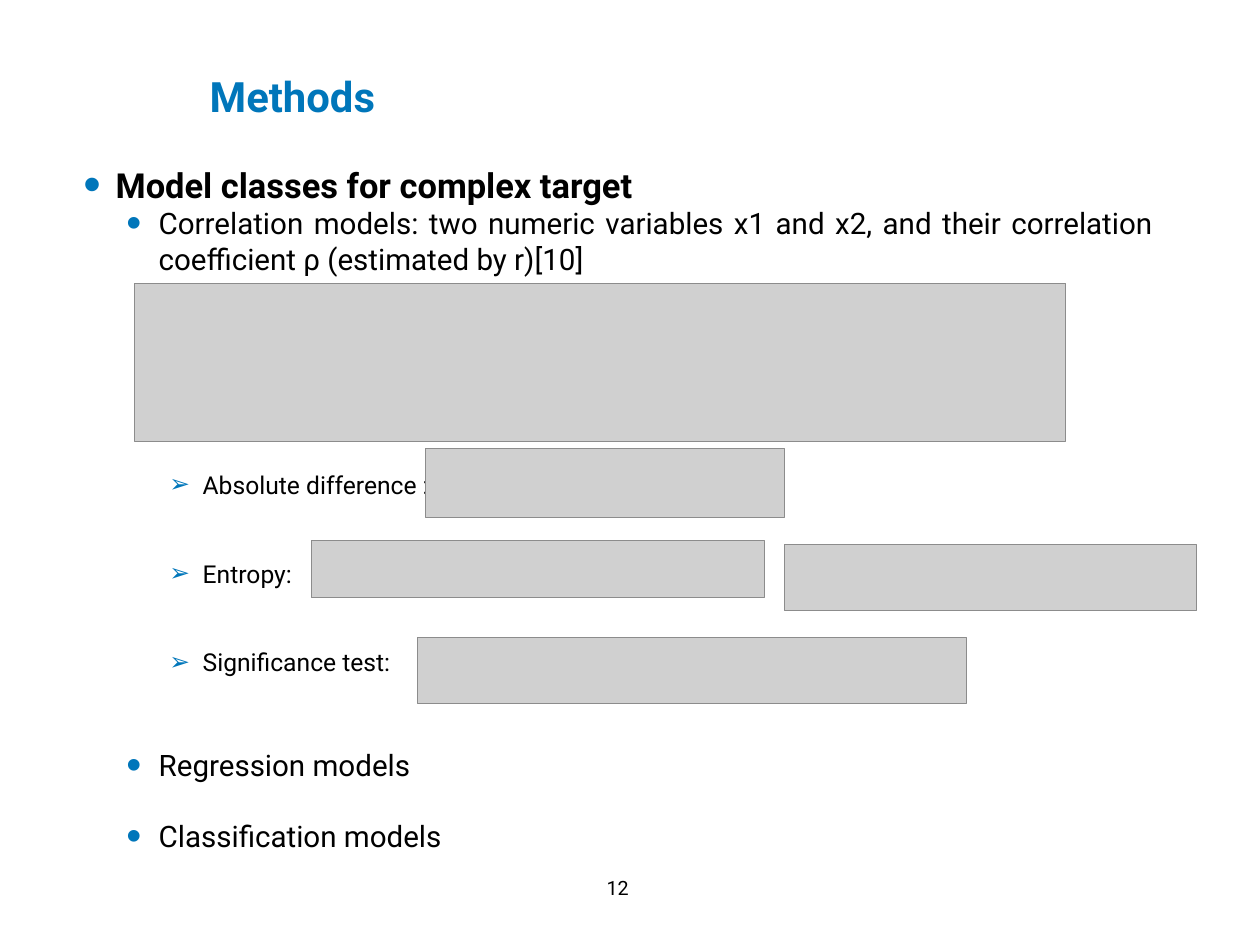
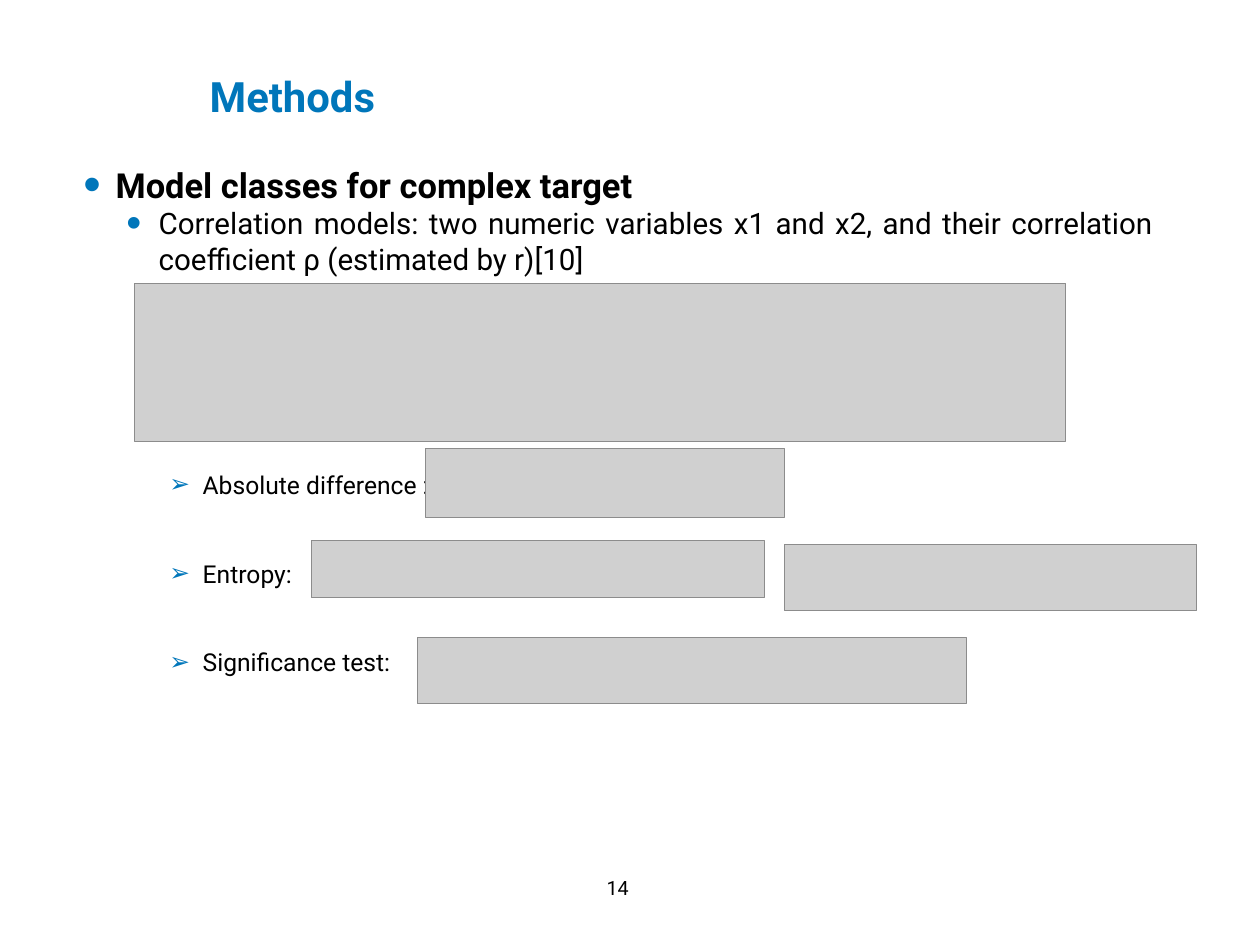
Before and after one commit to XiaoqiMa/Master-Thesis, a slide deck: slide 14 of Thesis/Proposal/slides/thesis_proposal.pptx (slide 12 before the commit). Drawn at 1260x945 pixels with LibreOffice and Linux fonts; fonts in the diff are those of the drawing; grey boxes stand for pictures; background and template pictures are left out. Boxes give left, top, right and bottom in pixels: in the first picture for what was removed or moved away, otherwise in the second. Text is boxed around its words. In the diff, an @@ line names an element or a change of style, - is before the commit and + after.

```diff
--- a/Thesis/Proposal/slides/thesis_proposal.pptx
+++ b/Thesis/Proposal/slides/thesis_proposal.pptx
@@ text at (x1=159, y1=754, x2=441, y2=848): paragraphs removed @@
-  • Regression models
-  • Classification models
@@ page number at (x1=607, y1=881, x2=629, y2=895): text changed @@
-12
+14
```
Also in this commit, not shown: 6 other slides changed, 2 slides added.
